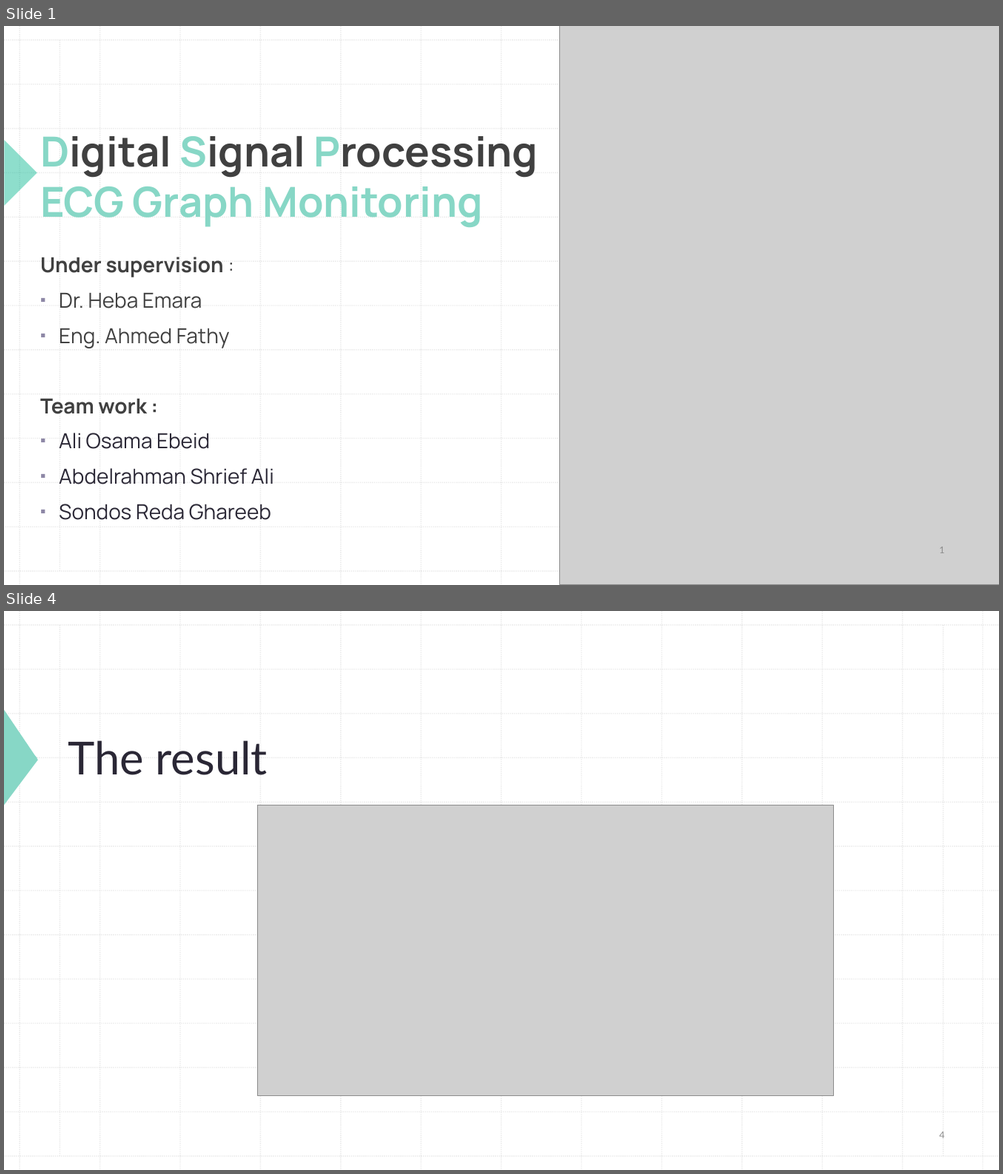
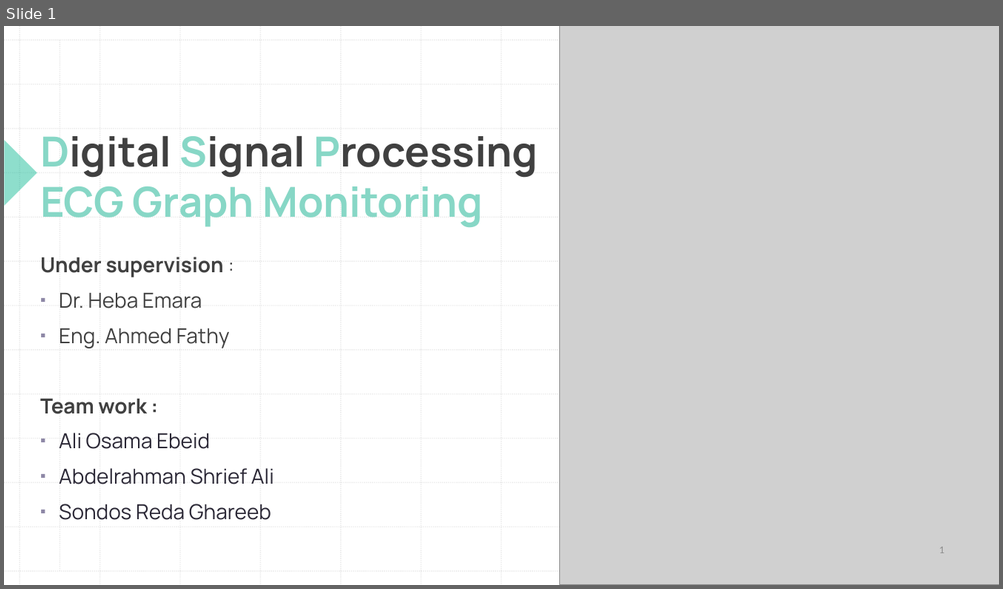
Before and after one commit to abdo-shrief270/PHI_GroupProjs, a slide deck: DSP/DSP Presentaion.pptx. Shown one above the other, each under a label of ours: slides 1 and 4 before the commit, slide 1 after it; the slides between them are not shown. The pictures are 1003x1174 and 1003x589 pixels, drawn with LibreOffice and Linux fonts; fonts in the diff are those of the drawing; grey boxes stand for pictures. Boxes give left, top, right and bottom in pixels: in the first picture for what was removed or moved away, otherwise in the second. Text is boxed around its words. In the diff, an @@ line names an element or a change of style, - is before the commit and + after.

```diff
--- a/DSP/DSP Presentaion.pptx
+++ b/DSP/DSP Presentaion.pptx
@@ slide 4 removed at box(4, 611, 999, 1170), background #FFFFFF; not listed: 28 template elements that a slide beside it also shows @@
@@ line removed from (943, 625) to (943, 1156) @@
@@ triangle removed at box(5, 710, 38, 806) @@
@@ title removed at box(68, 741, 267, 775) @@
-The result
@@ picture removed at box(257, 805, 834, 1096) @@
@@ page number removed at box(939, 1132, 944, 1139) @@
-4
```
Also in this commit, not shown: 2 slides changed, 3 slides added, 2 other files.
